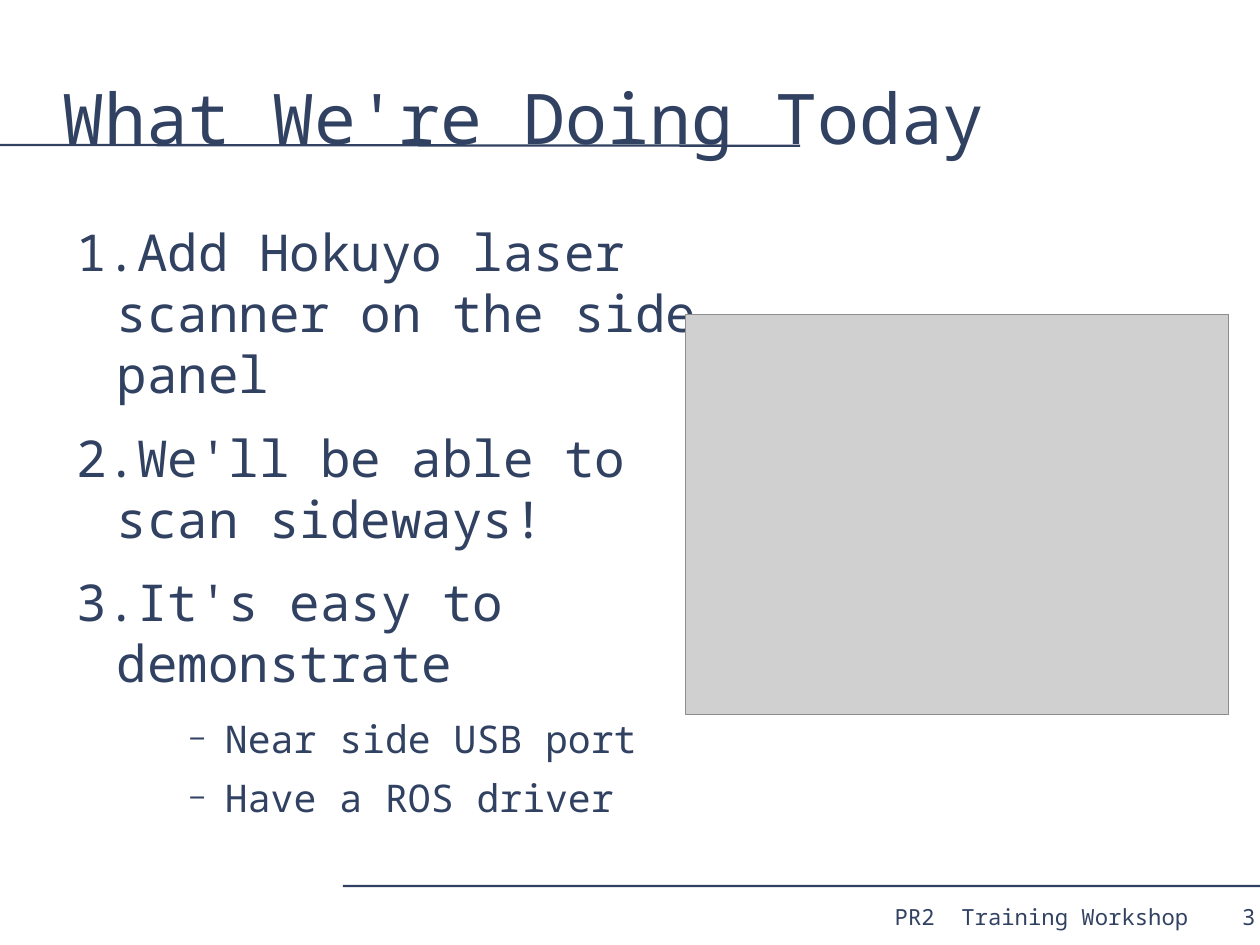
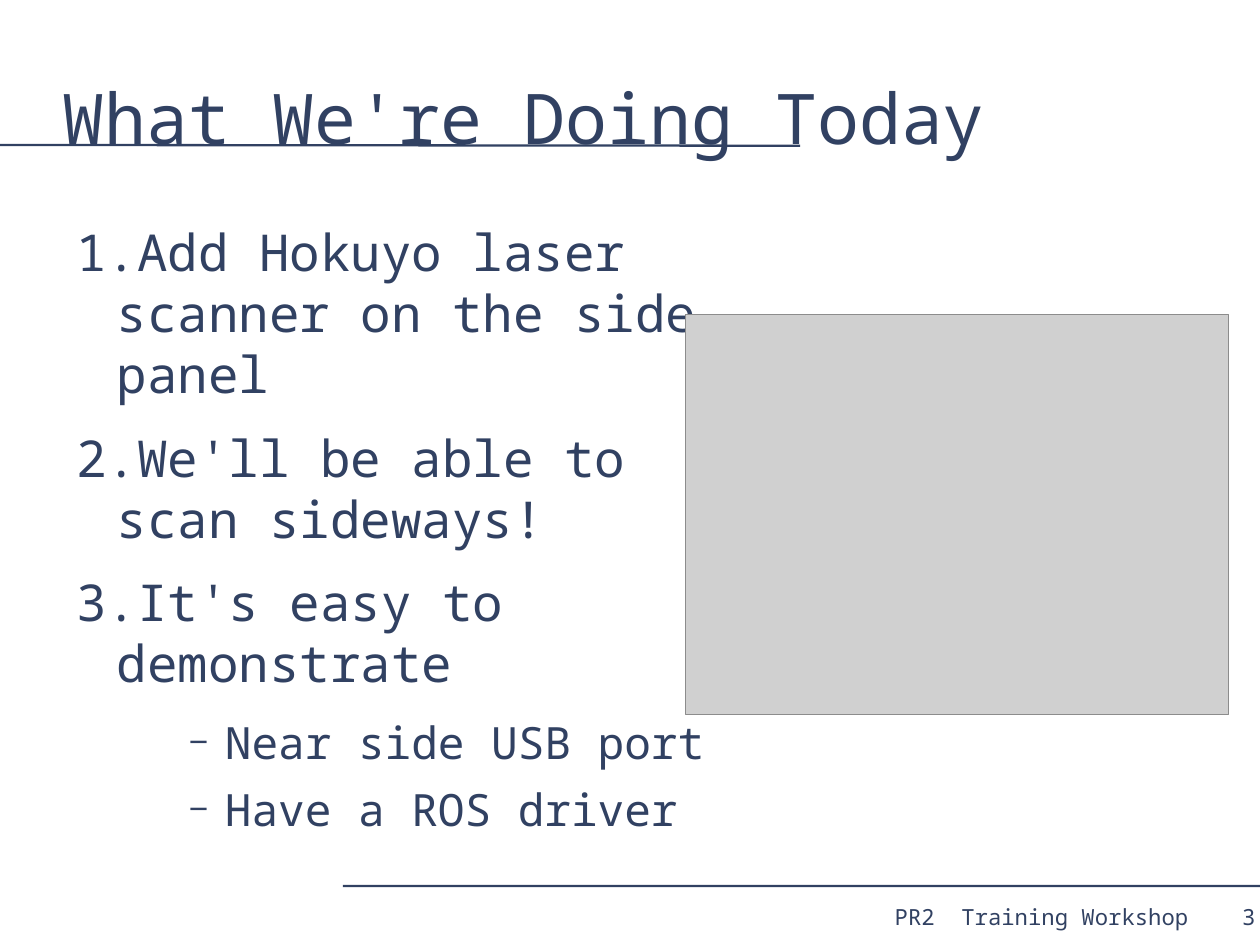
Before and after one commit to PR2/pr2_docs, a slide deck: slide 3 of pr2_training_workshop/modifying_pr2/adding_sensor.odp. Drawn at 1260x945 pixels with LibreOffice and Linux fonts; fonts in the diff are those of the drawing; grey boxes stand for pictures. Boxes give left, top, right and bottom in pixels: in the first picture for what was removed or moved away, otherwise in the second. Text is boxed around its words. In the diff, an @@ line names an element or a change of style, - is before the commit and + after.

```diff
--- a/pr2_training_workshop/modifying_pr2/adding_sensor.odp
+++ b/pr2_training_workshop/modifying_pr2/adding_sensor.odp
@@ text at bbox=[225, 725, 705, 827]: size 24 to 28 pt in "Near side USB port", "Have a ROS driver" @@
```
Also in this commit, not shown: 8 other slides changed, 1 slide added.
